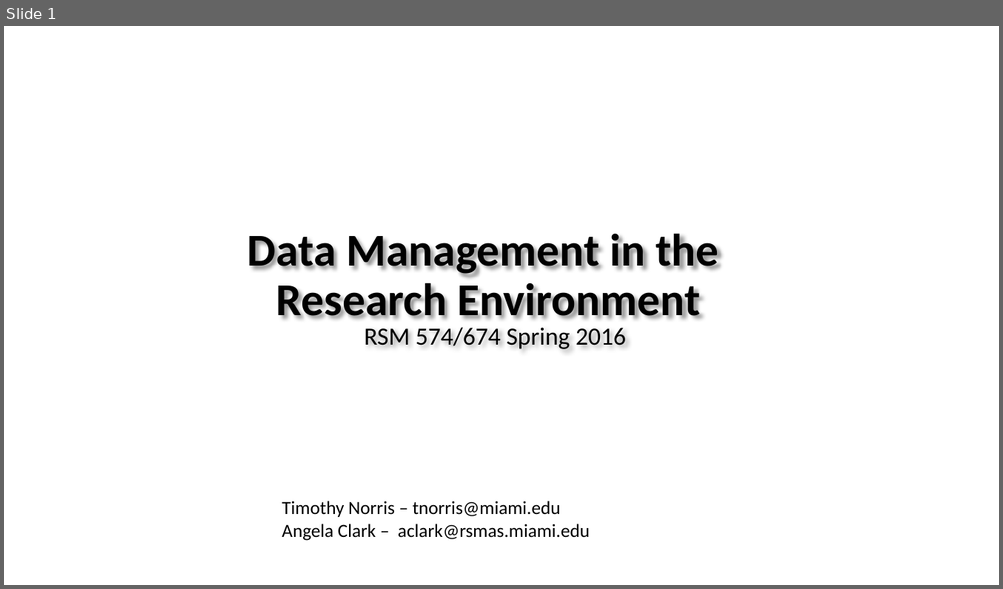
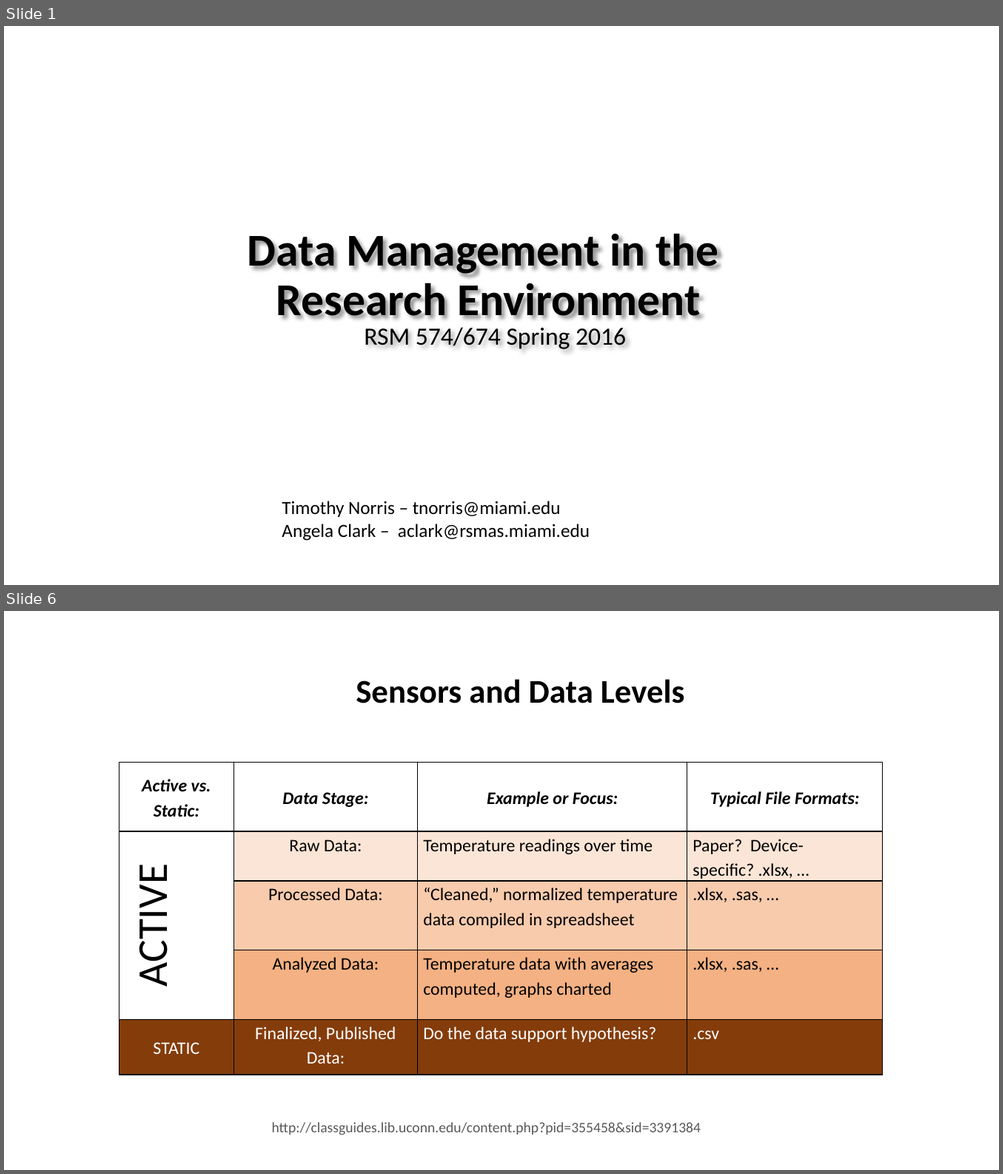
Before and after one commit to tibbben/teaching.data.literacy, a slide deck: UM_DataManagementClass/Lessons/03/03_firstMeeting.pptx. Shown one above the other, each under a label of ours: slide 1 before the commit, slides 1 and 6 after it; the slides between them are not shown. The pictures are 1003x589 and 1003x1174 pixels, drawn with LibreOffice and Linux fonts; fonts in the diff are those of the drawing; background and template pictures are left out. Boxes give left, top, right and bottom in pixels: in the first picture for what was removed or moved away, otherwise in the second. Text is boxed around its words. In the diff, an @@ line names an element or a change of style, - is before the commit and + after.

```diff
--- a/UM_DataManagementClass/Lessons/03/03_firstMeeting.pptx
+++ b/UM_DataManagementClass/Lessons/03/03_firstMeeting.pptx
@@ slide 6 added at <box>4,611,999,1170</box>, background #FFFFFF @@
@@ title added at <box>356,679,684,703</box>, 32 pt, text #000000, bold @@
+Sensors and Data Levels
@@ table added at <box>119,763,882,1074</box>, 5 rows, 4 columns @@
+Active vs. Static: | Data Stage: | Example or Focus: | Typical File Formats:
+ACTIVE | Raw Data: | Temperature readings over time | Paper? Device-specific? .xlsx, …
+ | Processed Data: | “Cleaned,” normalized temperature data compiled in spreadsheet | .xlsx, .sas, …
+ | Analyzed Data: | Temperature data with averages computed, graphs charted | .xlsx, .sas, …
+STATIC | Finalized, Published Data: | Do the data support hypothesis? | .csv
@@ text added at <box>272,1122,701,1136</box>, 14 pt, text #595959 @@
+http://classguides.lib.uconn.edu/content.php?pid=355458&sid=3391384
```
Also in this commit, not shown: 19 other slides added, 1 other file.
